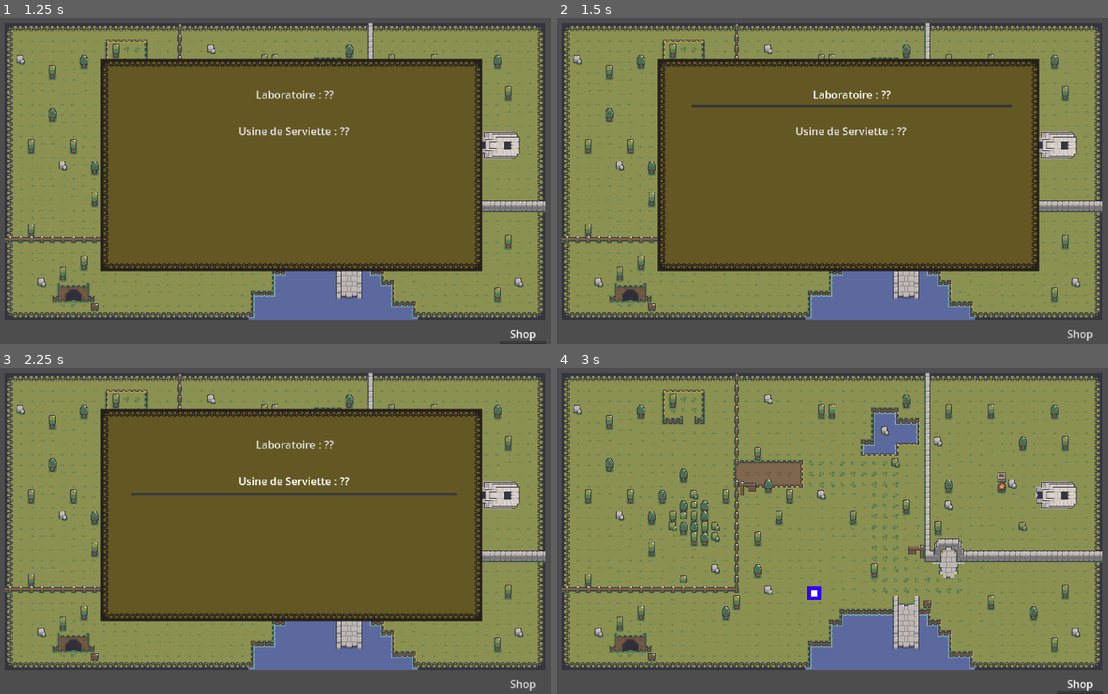
Above: before the commit, frames 1-4 (two rows, left to right).
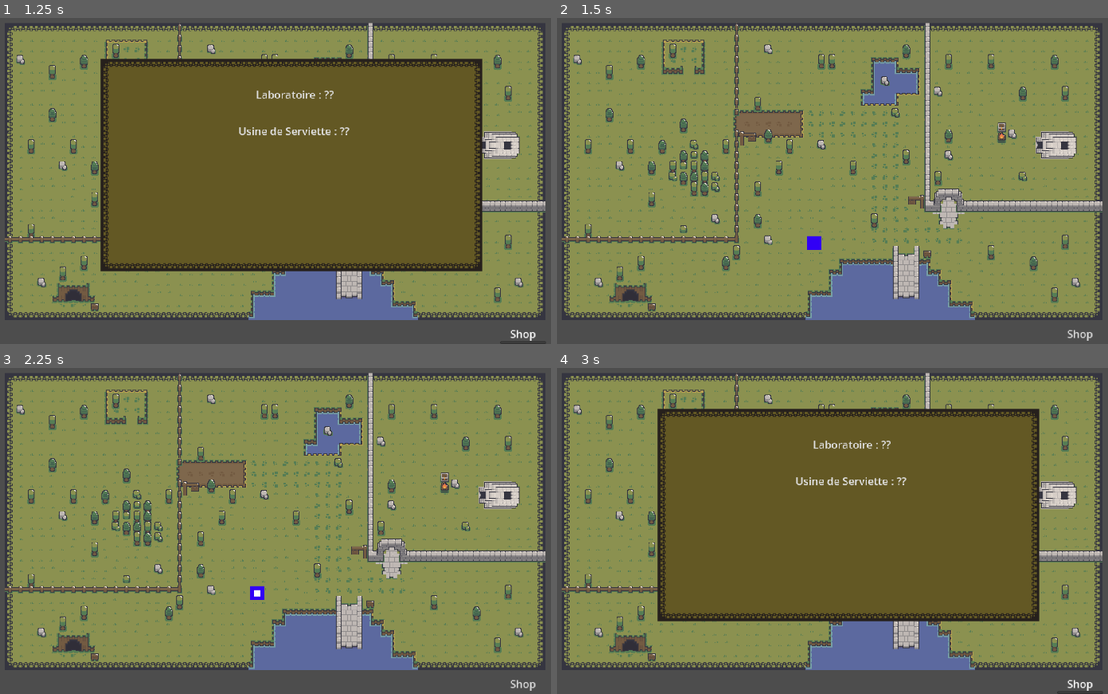
Above: after the commit, the same moments.

Repository: AntoineCuinet/game-reglex
Game: Godot game, scene res://scenes/game.tscn
Same seed, same stepped clock (60 frames per second), same inputs: the game is played once before the commit and once after it.
Inputs (mouse positions are in pixels of both pictures, inside the frame that each line leads up to):
- Up to frame 1 (1.25 s): click "Shop" at 0.5 s
- Up to frame 2 (1.5 s): click "Laboratoire : ??" at 1.25 s
- Up to frame 3 (2.25 s): click (292, 482) at 2 s, where only the run before the commit has a clickable "Usine de Serviette : ??"
- Up to frame 4 (3 s): click "Shop" at 2.75 s

Frame 1 is identical in both runs. In frame 2, 45% of the frame differs, in the area x 18-88%, y 12-78%; in frame 3, 45%; in frame 4, 45%.

Commit message:
fix: comportement ouverture/fermeture menu shop

Diff:
--- a/reglex/scripts/game_manager.gd
+++ b/reglex/scripts/game_manager.gd
@@ -61,3 +61,5 @@
 
 func _on_shop_button_pressed() -> void:
 	ShopMenu.visible = !ShopMenu.visible
+	if not ShopMenu.visible:
+		selected_building = ""
--- a/reglex/scripts/shop_menu.gd
+++ b/reglex/scripts/shop_menu.gd
@@ -21,4 +21,4 @@
 			game_manager.set_selected_building(extra_arg_0)
 		"Serviette":
 			game_manager.set_selected_buiding(extra_arg_0)
-	pass # Replace with function body.
+	visible = false
